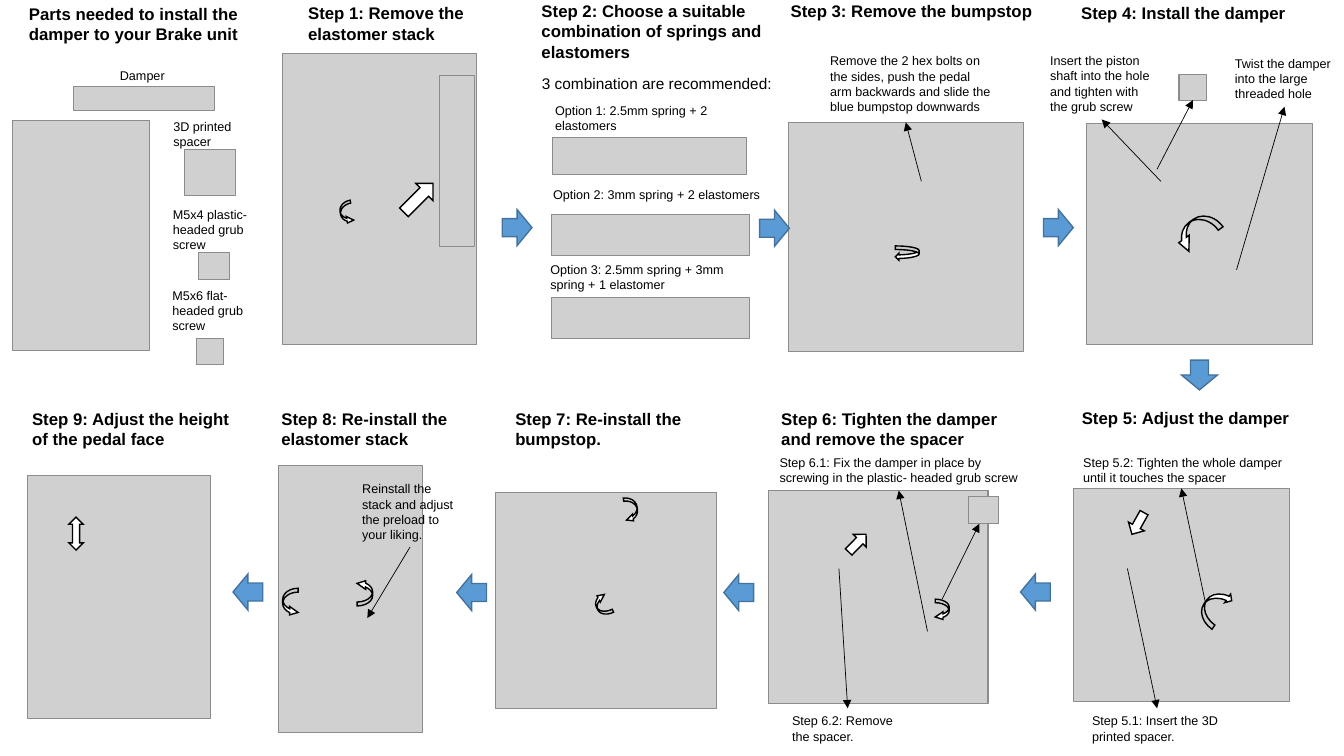
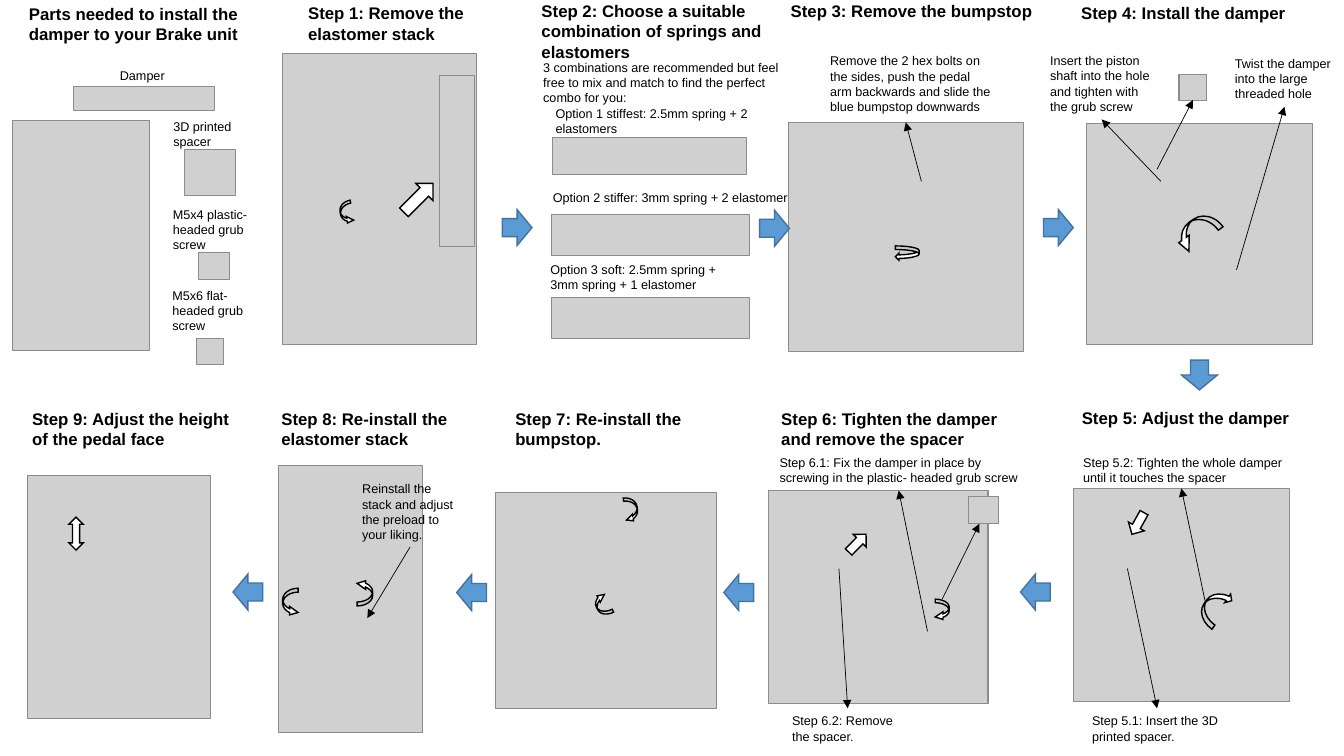
Before and after one commit to hoantv/VNM_PEDAL_V1_RELEASE, a slide deck: slide 1 of Document/Brake.pptx. Drawn at 1344x756 pixels with LibreOffice and Linux fonts; fonts in the diff are those of the drawing; grey boxes stand for pictures. Boxes give left, top, right and bottom in pixels: in the first picture for what was removed or moved away, otherwise in the second. Text is boxed around its words. In the diff, an @@ line names an element or a change of style, - is before the commit and + after.

```diff
--- a/Document/Brake.pptx
+++ b/Document/Brake.pptx
@@ text at box(543, 63, 778, 105): text changed; size 11 to 9 pt @@
-3 combination are recommended:
+3 combinations are recommended but feel free to mix and match to find the perfect combo for you:
@@ text at box(556, 109, 748, 133): text changed @@
-Option 1: 2.5mm spring + 2 elastomers
+Option 1 stiffest: 2.5mm spring + 2 elastomers
@@ text at box(553, 192, 794, 205): text changed @@
-Option 2: 3mm spring + 2 elastomers
+Option 2 stiffer: 3mm spring + 2 elastomers
@@ text at box(550, 265, 705, 292): text changed @@
-Option 3: 2.5mm spring + 3mm spring + 1 elastomer
+Option 3 soft: 2.5mm spring + 3mm spring + 1 elastomer
```
Also in this commit, not shown: 5 other files.
